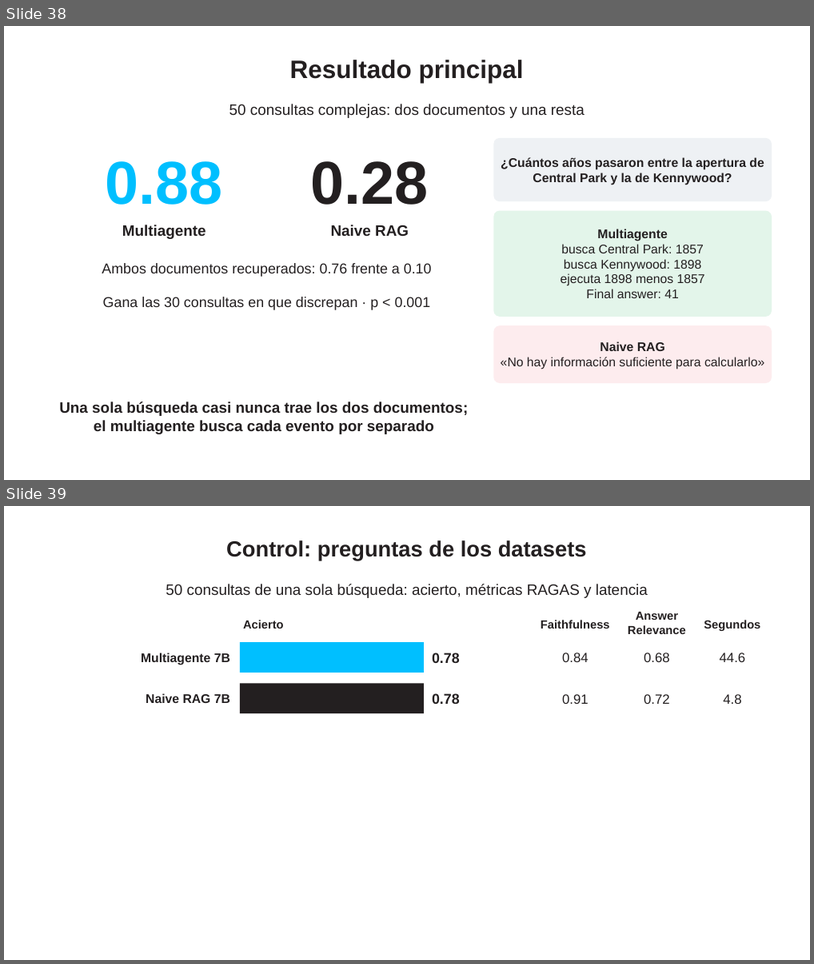
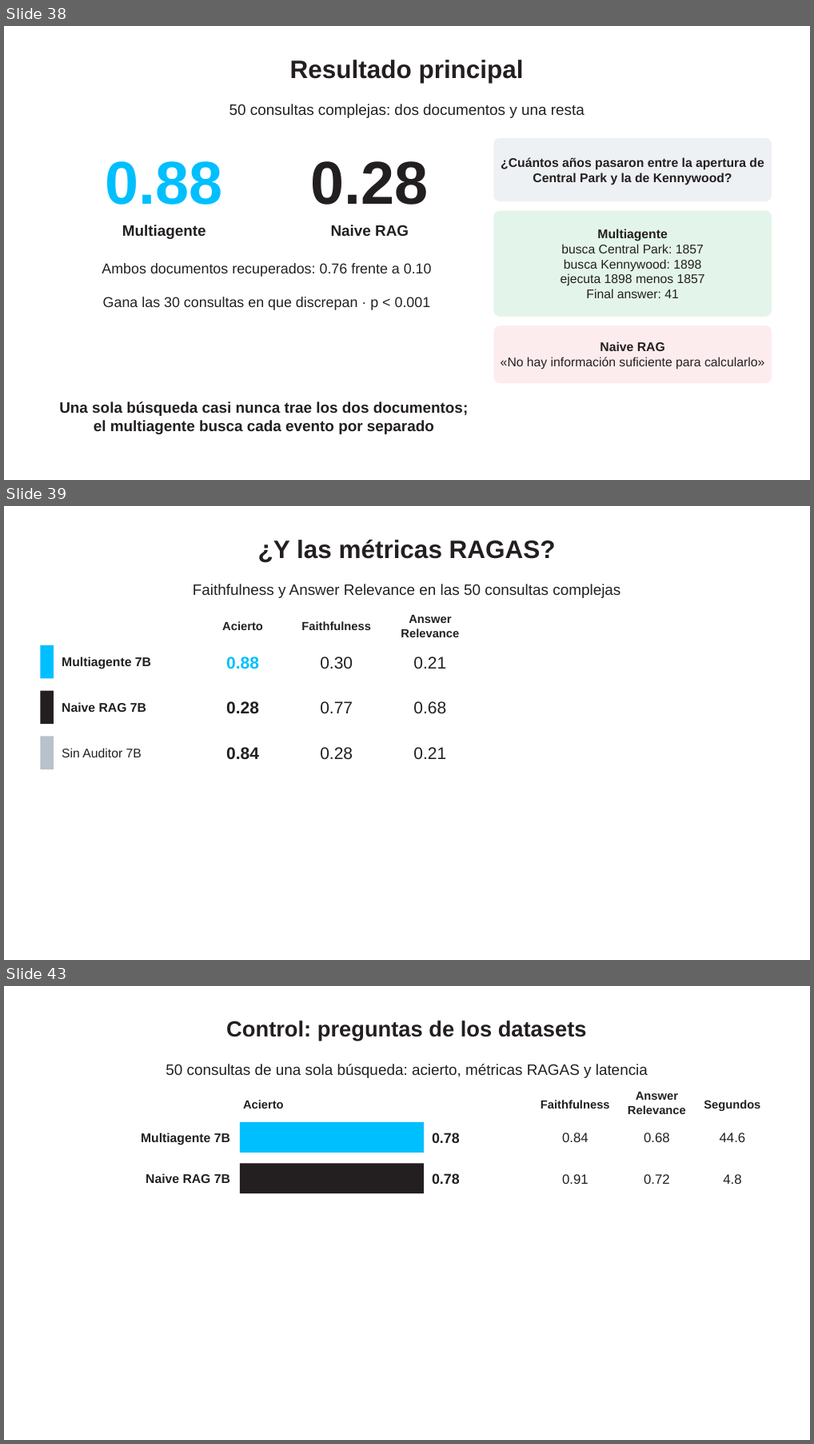
Before and after one commit to ricardoamiel/auditor-react, a slide deck: presentacion/Presentacion_Auditor_ReAct_corta.pptx. Shown one above the other, each under a label of ours: slides 38 and 39 before the commit, slides 38, 39 and 43 after it; the slides between them are not shown. The pictures are 814x964 and 814x1444 pixels, drawn with LibreOffice and Linux fonts; fonts in the diff are those of the drawing; background and template pictures are left out. Boxes give left, top, right and bottom in pixels: in the first picture for what was removed or moved away, otherwise in the second. Text is boxed around its words. In the diff, an @@ line names an element or a change of style, - is before the commit and + after.

Commit message:
Métricas RAGAS en las consultas complejas y notebook actualizado

```diff
--- a/presentacion/Presentacion_Auditor_ReAct_corta.pptx
+++ b/presentacion/Presentacion_Auditor_ReAct_corta.pptx
@@ slide 39 added at bbox=[4, 506, 810, 960], background picture (left out) @@
@@ text added at bbox=[258, 540, 556, 563], 30 pt, text #231F20, bold @@
+¿Y las métricas RAGAS?
@@ text added at bbox=[193, 584, 621, 598], 18 pt, text #231F20 @@
+Faithfulness y Answer Relevance en las 50 consultas complejas
@@ text added at bbox=[222, 621, 263, 630], 14 pt, text #231F20, bold @@
+Acierto
@@ text added at bbox=[302, 621, 371, 630], 14 pt, text #231F20, bold @@
+Faithfulness
@@ text added at bbox=[401, 615, 459, 637], 14 pt, text #231F20, bold @@
+Answer Relevance
@@ rectangle added at bbox=[40, 645, 54, 679], fill #00BFFF @@
@@ text added at bbox=[62, 656, 151, 669], 15 pt, text #231F20, bold @@
+Multiagente 7B
@@ text added at bbox=[226, 656, 259, 669], 20 pt, text #00BFFF, bold @@
+0.88
@@ text added at bbox=[320, 656, 353, 668], 20 pt, text #231F20 @@
+0.30
@@ text added at bbox=[414, 656, 446, 668], 20 pt, text #231F20 @@
+0.21
@@ rectangle added at bbox=[40, 691, 54, 724], fill #231F20 @@
@@ text added at bbox=[62, 702, 146, 712], 15 pt, text #231F20, bold @@
+Naive RAG 7B
@@ text added at bbox=[226, 701, 259, 714], 20 pt, text #231F20, bold @@
+0.28
@@ text added at bbox=[320, 701, 353, 713], 20 pt, text #231F20 @@
+0.77
@@ text added at bbox=[414, 701, 446, 714], 20 pt, text #231F20 @@
+0.68
@@ rectangle added at bbox=[40, 736, 54, 769], fill #B8C2CC @@
@@ text added at bbox=[62, 748, 142, 757], 15 pt, text #231F20 @@
+Sin Auditor 7B
@@ text added at bbox=[226, 747, 259, 760], 20 pt, text #231F20, bold @@
+0.84
@@ text added at bbox=[320, 747, 353, 760], 20 pt, text #231F20 @@
+0.28
@@ text added at bbox=[414, 747, 446, 759], 20 pt, text #231F20 @@
+0.21
@@ what was slide 39 is now slide 43 @@
```
Also in this commit, not shown: 3 other slides added, 23 other files.
